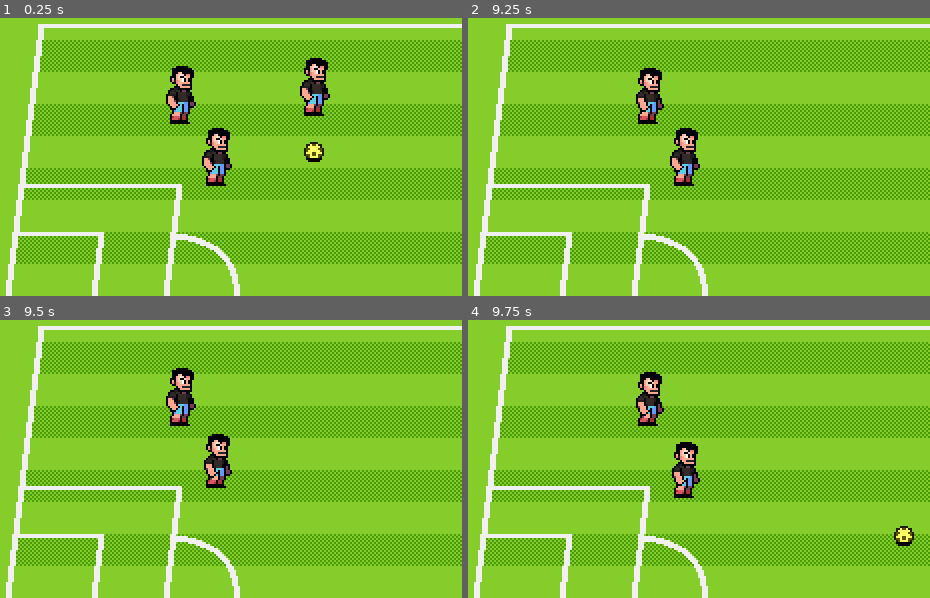
Above: before the commit, frames 1-4 (two rows, left to right).
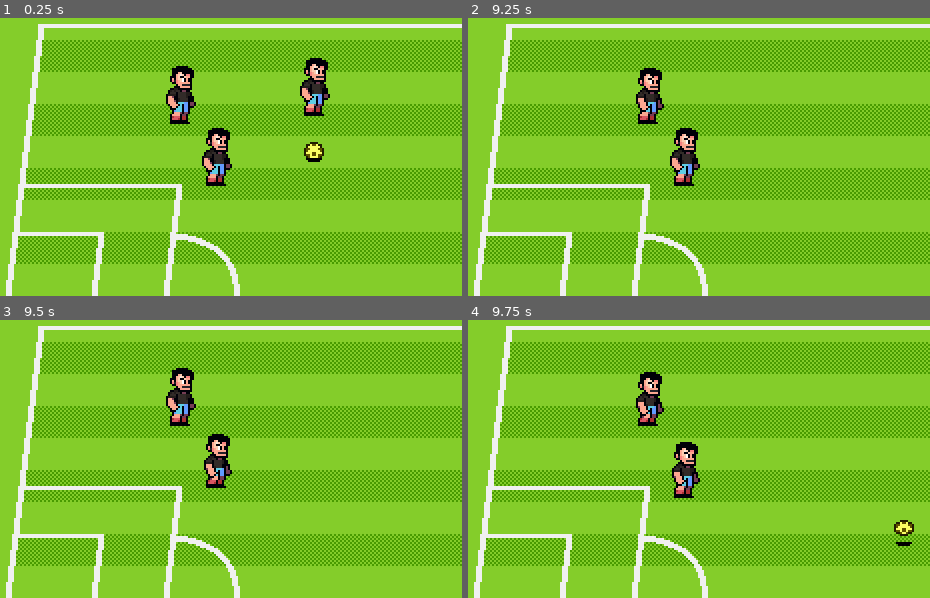
Above: after the commit, the same moments.

Repository: Sai-Santosh09/Soccer-2D
Game: Godot game, scene res://scenes/world.tscn
Two runs of this game, one before a commit and one after it. Both use one fixed random seed, a clock stepped at 60 frames per second and the inputs below.
Inputs:
- Up to frame 1 (0.25 s): no input
- Up to frame 2 (9.25 s): tap Enter at 0.5 s; hold Right (p1_right) 0.53-1.28 s; tap [ (p1_pass) at 0.6, 8.1 s; hold Down (p1_down) 1.28-2.03 s; tap ] (p1_shoot) at 1.35, 8.85 s; hold Right (p1_right) 2.03-2.78 s; tap S (p2_down) at 2.1 s; hold Up (p1_up) 2.78-3.53 s; tap A (p2_left) at 2.85 s; hold Left (p1_left) 3.53-5.03 s; tap Q (p2_pass) at 3.6 s; tap D (p2_right) at 4.35 s; hold Down (p1_down) 5.03-5.78 s; tap E (p2_shoot) at 5.1 s; hold Right (p1_right) 5.78-6.53 s; tap W (p2_up) at 5.85 s; hold Up (p1_up) 6.53-7.28 s; tap Alt at 6.6 s; hold Right (p1_right) 7.28-8.03 s; tap Shift at 7.35 s; hold Down (p1_down) 8.03-8.78 s; hold Left (p1_left) from 8.78 s (still down)
- Up to frame 3 (9.5 s): keep holding Left (p1_left)
- Up to frame 4 (9.75 s): release Left (p1_left) at 9.53 s; hold Up (p1_up) from 9.53 s (still down); tap S (p2_down) at 9.6 s

Frames 1-3 are identical in both runs. In frame 4, 0.3% of the frame differs, in the area x 92-97%, y 71-80%.

Commit message:
made the shoot ability more polished

Diff:
--- a/scenes/ball/scripts/ball.gd
+++ b/scenes/ball/scripts/ball.gd
@@ -4,10 +4,12 @@
 enum State {CARRIED, FREE, SHOT}
 
 @onready var player_detection: Area2D = %PlayerDetection
+@onready var ball_sprite: Sprite2D = $BallSprite
 @onready var animation_player: AnimationPlayer = $AnimationPlayer
 
 var carrier : Player = null
 var current_state : BallState = null
+var height := 0.0
 var state_factory := BallStateFactory.new()
 var velocity := Vector2.ZERO
 
@@ -16,11 +18,15 @@
 	switch_state(State.FREE)
 
 
+func _process(_delta: float) -> void:
+	ball_sprite.position = Vector2.UP * height
+
+
 func switch_state( state : Ball.State ) -> void:
 	if current_state != null:
 		current_state.queue_free()
 	current_state = state_factory.get_fresh_state(state)
-	current_state.setup(self , player_detection, carrier, animation_player)
+	current_state.setup(self , player_detection, carrier, animation_player, ball_sprite)
 	current_state.state_transition_requested.connect(switch_state.bind())
 	current_state.name = "BallStateMachine"
 	call_deferred("add_child", current_state)
--- a/scenes/ball/scripts/ball_states/ball_state.gd
+++ b/scenes/ball/scripts/ball_states/ball_state.gd
@@ -6,9 +6,11 @@
 var ball : Ball = null
 var carrier : Player = null
 var player_detection : Area2D = null
+var sprite : Sprite2D = null
 
-func setup(context_ball : Ball, context_player_detection : Area2D, context_carrier : Player, context_animation_player : AnimationPlayer) -> void:
+func setup(context_ball : Ball, context_player_detection : Area2D, context_carrier : Player, context_animation_player : AnimationPlayer, context_sprite : Sprite2D) -> void:
 	ball = context_ball
 	player_detection = context_player_detection
 	carrier = context_carrier
 	animation_player = context_animation_player
+	sprite = context_sprite
--- a/scenes/ball/scripts/ball_states/ball_state_shot.gd
+++ b/scenes/ball/scripts/ball_states/ball_state_shot.gd
@@ -1,12 +1,28 @@
 class_name BallStateShot extends BallState
 
+const DURATION_SHOT := 1000
+const SHOT_HEIGHT := 5
+const SHOT_SPRITE_SCALE := 0.8
+
+var time_since_start := Time.get_ticks_msec()
 
 func _enter_tree() -> void:
 	if ball.velocity.x >= 0:
 		animation_player.play("roll")
 	else:
 		animation_player.play_backwards("roll")
+	sprite.scale.y = SHOT_SPRITE_SCALE
+	ball.height = SHOT_HEIGHT
+	time_since_start = Time.get_ticks_msec()
 
 
 func _process(delta: float) -> void:
-	ball.move_and_collide(ball.velocity * delta)
+	if Time.get_ticks_msec() - time_since_start > DURATION_SHOT:
+		state_transition_requested.emit(Ball.State.FREE)
+	else:
+		ball.move_and_collide(ball.velocity * delta)
+
+
+
+func _exit_tree() -> void:
+	sprite.scale.y = 1.0
--- a/scenes/states/player_state.gd
+++ b/scenes/states/player_state.gd
@@ -15,8 +15,8 @@
 	ball = context_ball
 
 
-func transition_state( new_state : Player.State, state_date : PlayerStateData = PlayerStateData.new() ) -> void:
-	state_transition_requested.emit( new_state, state_date )
+func transition_state( new_state : Player.State, date : PlayerStateData = PlayerStateData.new() ) -> void:
+	state_transition_requested.emit( new_state, date )
 
 
 func on_animation_complete() -> void:
